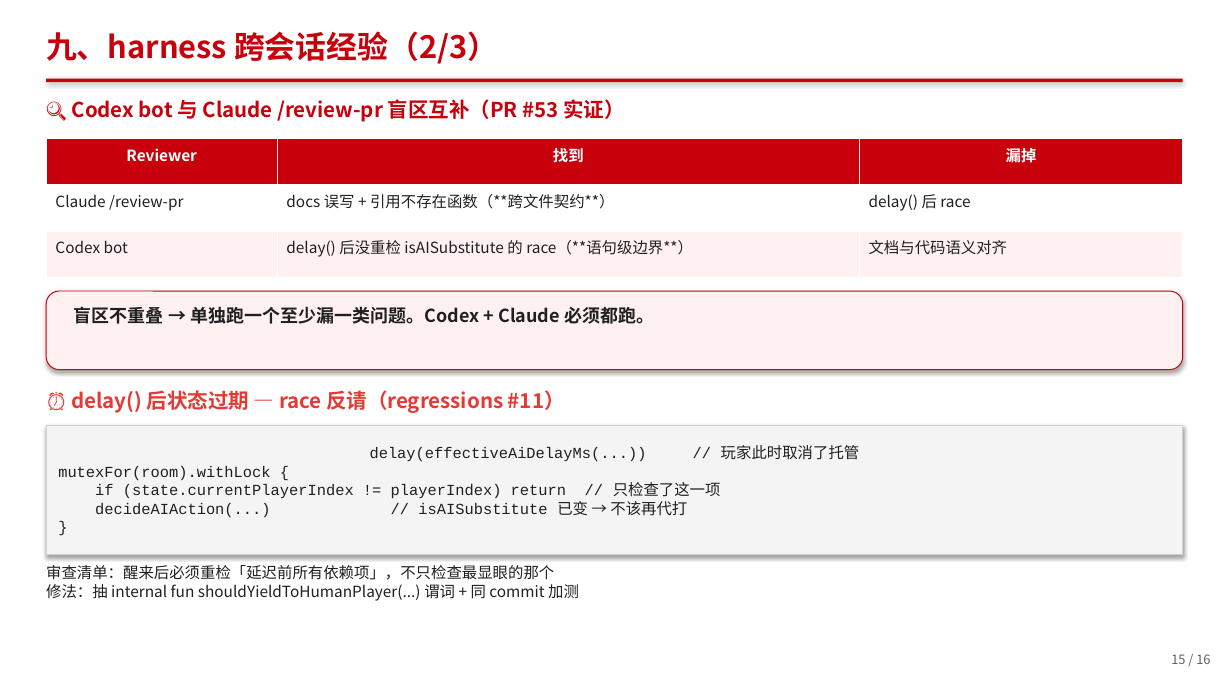
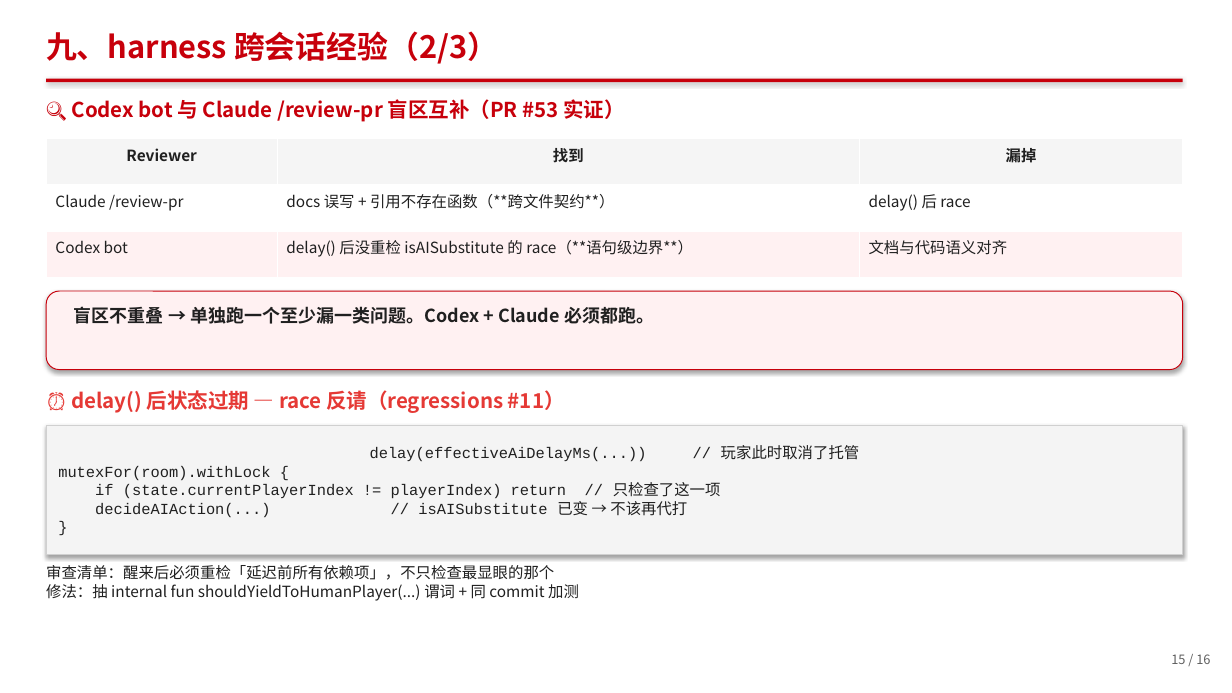
Before and after one commit to berming/AndroidAPP, a slide deck: slide 15 of docs/dev_summary.pptx. Drawn at 1232x693 pixels with LibreOffice and Linux fonts; fonts in the diff are those of the drawing. Boxes give left, top, right and bottom in pixels: in the first picture for what was removed or moved away, otherwise in the second. Text is boxed around its words. In the diff, an @@ line names an element or a change of style, - is before the commit and + after.

```diff
--- a/docs/dev_summary.pptx
+++ b/docs/dev_summary.pptx
@@ table at <box>46,139,1183,277</box> @@
@@ fill #C7000B to #F5F5F5 in row 1 @@
@@ text colour #FFFFFF to #202020 in "Reviewer", "找到", "漏掉" @@
```
Also in this commit, not shown: 12 other slides changed, 3 other files.
